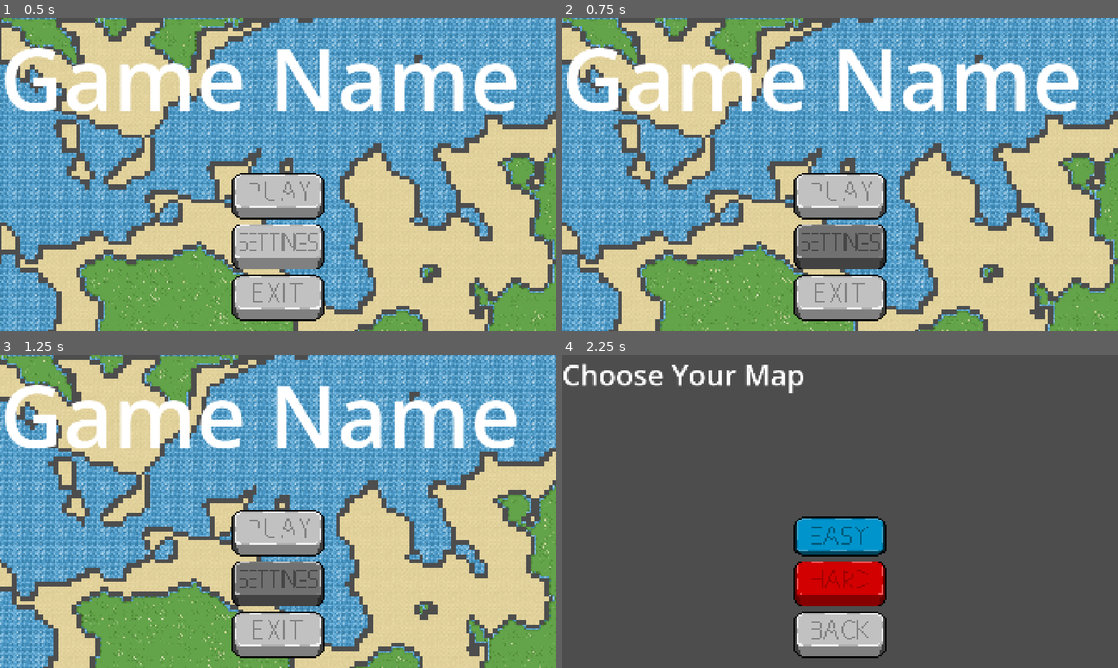
Above: before the commit, frames 1-4 (two rows, left to right).
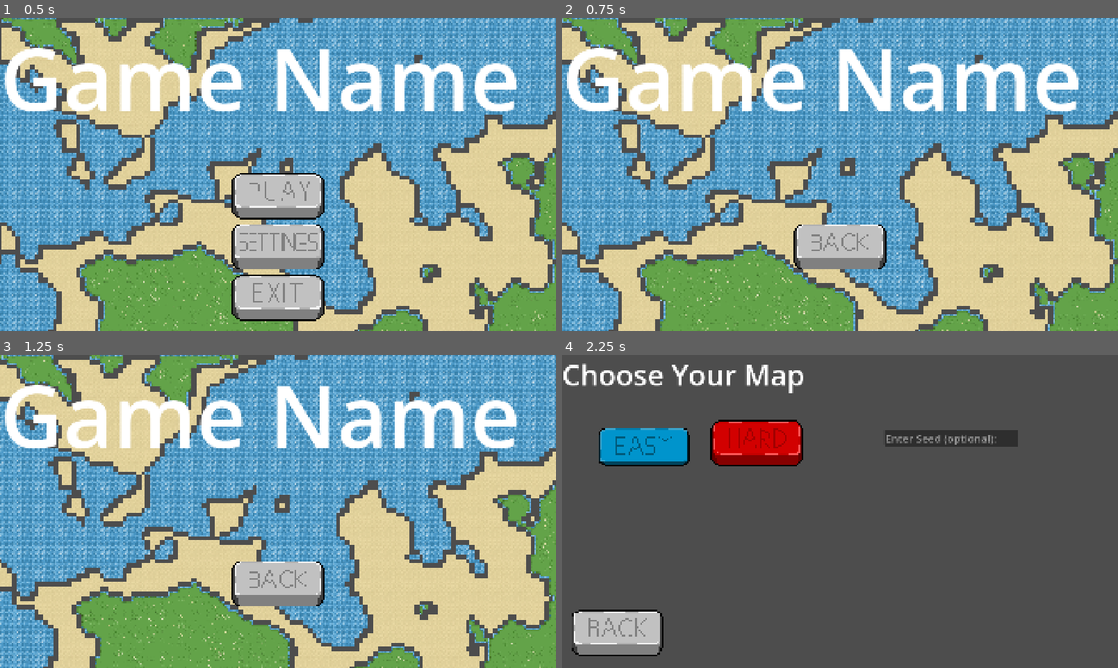
Above: after the commit, the same moments.

Repository: ew5234/CS3560-Project
Game: Godot game, scene res://scenes/main_menu.tscn
Same seed, same stepped clock (60 frames per second), same inputs: the game is played once before the commit and once after it.
Inputs (mouse positions are in pixels of both pictures, inside the frame that each line leads up to):
- Up to frame 1 (0.5 s): no input
- Up to frame 2 (0.75 s): click (840, 246) at 0.5 s
- Up to frame 3 (1.25 s): no input
- Up to frame 4 (2.25 s): click (840, 583) at 1.27 s; click (840, 533) at 2 s

Frame 1 is identical in both runs. In frame 2, 6.9% of the frame differs, in the area x 41-59%, y 49-97%; in frame 3, 6.9%; in frame 4, 15%, in the area x 1-82%, y 20-97%.
Error before the commit: Invalid assignment of property or key 'visible' with value of type 'bool' on a base object of type 'null instance'. (res://scripts/main_menu.gd:13)

Commit message:
Added Comments

Diff:
--- a/scenes/camera_2d.gd
+++ b/scenes/camera_2d.gd
@@ -3,5 +3,5 @@
 @export var speed = 100.0
 
 func _process(delta):
-	# Moves the camera to the right automatically
+	# Moves the camera to the right
 	position.x += speed * delta
--- a/scenes/game_options_menu.tscn
+++ b/scenes/game_options_menu.tscn
@@ -15,22 +15,38 @@
 script = ExtResource("1_5b3pr")
 
 [node name="Title" type="Label" parent="." unique_id=94480007]
-offset_right = 1920.0
-offset_bottom = 500.0
+offset_right = 838.0
+offset_bottom = 135.0
 theme_override_font_sizes/font_size = 99
 text = "Choose Your Map"
 
-[node name="CenterContainer" type="CenterContainer" parent="Title" unique_id=1364845503]
-layout_mode = 0
+[node name="CenterContainer" type="CenterContainer" parent="." unique_id=1364845503]
 offset_top = 500.0
 offset_right = 1920.0
 offset_bottom = 1080.0
 
-[node name="MainButtons2" type="VBoxContainer" parent="Title/CenterContainer" unique_id=379512234 groups=["menuButtons"]]
+[node name="BackButton" type="TextureButton" parent="." unique_id=1755464147]
+texture_filter = 3
+offset_left = 32.0
+offset_top = 878.0
+offset_right = 352.0
+offset_bottom = 1038.0
+texture_normal = ExtResource("8_5b3pr")
+texture_pressed = ExtResource("9_3gxur")
+texture_hover = ExtResource("10_mohml")
+stretch_mode = 0
+
+[node name="EasyHardButtons" type="HFlowContainer" parent="." unique_id=654447694]
+offset_left = 124.0
+offset_top = 225.0
+offset_right = 834.0
+offset_bottom = 385.0
+
+[node name="HBoxContainer" type="HBoxContainer" parent="EasyHardButtons" unique_id=1467185680]
 layout_mode = 2
-theme_override_constants/separation = 15
+theme_override_constants/separation = 70
 
-[node name="EasyButton" type="TextureButton" parent="Title/CenterContainer/MainButtons2" unique_id=385850203]
+[node name="EasyButton" type="TextureButton" parent="EasyHardButtons/HBoxContainer" unique_id=385850203]
 texture_filter = 3
 layout_mode = 2
 action_mode = 0
@@ -41,7 +57,7 @@
 texture_disabled = ExtResource("3_mohml")
 stretch_mode = 0
 
-[node name="HardButton" type="TextureButton" parent="Title/CenterContainer/MainButtons2" unique_id=1265995452]
+[node name="HardButton" type="TextureButton" parent="EasyHardButtons/HBoxContainer" unique_id=1265995452]
 texture_filter = 3
 layout_mode = 2
 texture_normal = ExtResource("5_5b3pr")
@@ -50,14 +66,19 @@
 texture_disabled = ExtResource("6_3gxur")
 stretch_mode = 0
 
-[node name="BackButton" type="TextureButton" parent="Title/CenterContainer/MainButtons2" unique_id=1755464147]
-texture_filter = 3
-layout_mode = 2
-texture_normal = ExtResource("8_5b3pr")
-texture_pressed = ExtResource("9_3gxur")
-texture_hover = ExtResource("10_mohml")
-stretch_mode = 0
+[node name="LineEdit" type="LineEdit" parent="." unique_id=1176185566]
+offset_left = 1113.0
+offset_top = 258.0
+offset_right = 1575.0
+offset_bottom = 289.0
+theme_override_font_sizes/font_size = 37
+placeholder_text = "Enter Seed (optional):"
+max_length = 9
+context_menu_enabled = false
+emoji_menu_enabled = false
 
-[connection signal="pressed" from="Title/CenterContainer/MainButtons2/EasyButton" to="." method="_on_easy_button_pressed"]
-[connection signal="pressed" from="Title/CenterContainer/MainButtons2/HardButton" to="." method="_on_hard_button_pressed"]
-[connection signal="pressed" from="Title/CenterContainer/MainButtons2/BackButton" to="." method="_on_back_button_pressed"]
+[connection signal="pressed" from="BackButton" to="." method="_on_back_button_pressed"]
+[connection signal="pressed" from="EasyHardButtons/HBoxContainer/EasyButton" to="." method="_on_easy_button_pressed"]
+[connection signal="pressed" from="EasyHardButtons/HBoxContainer/HardButton" to="." method="_on_hard_button_pressed"]
+[connection signal="text_changed" from="LineEdit" to="." method="_on_line_edit_text_changed"]
+[connection signal="text_submitted" from="LineEdit" to="." method="_on_line_edit_text_submitted"]
--- a/scripts/game_options_menu.gd
+++ b/scripts/game_options_menu.gd
@@ -1,22 +1,36 @@
 extends Node2D
+
+var regex = RegEx.new()
 
 #difficulty 0=easy, 1=hard
 var difficulty = 0
 
 func _ready() -> void:
-	$Title/CenterContainer/MainButtons2/EasyButton.disabled = true
+	$EasyHardButtons/HBoxContainer/EasyButton.disabled = true
+	#compile regex to detect numbers
+	regex.compile("^[0-9]+$")
 
+#Press Easy Button
 func _on_easy_button_pressed() -> void:
 	difficulty = 0
-	$Title/CenterContainer/MainButtons2/EasyButton.disabled = true
-	$Title/CenterContainer/MainButtons2/HardButton.disabled = false
+	$EasyHardButtons/HBoxContainer/EasyButton.disabled = true
+	$EasyHardButtons/HBoxContainer/HardButton.disabled = false
 
-
+#Press Hard Button
 func _on_hard_button_pressed() -> void:
 	difficulty = 1
-	$Title/CenterContainer/MainButtons2/EasyButton.disabled = false
-	$Title/CenterContainer/MainButtons2/HardButton.disabled = true
+	$EasyHardButtons/HBoxContainer/EasyButton.disabled = false
+	$EasyHardButtons/HBoxContainer/HardButton.disabled = true
 
-
+#Press Back Button
 func _on_back_button_pressed() -> void:
 	get_tree().change_scene_to_file("res://scenes/main_menu.tscn")
+
+#Seed Box
+func _on_line_edit_text_submitted(new_text: String) -> void:
+	#Check for only digits in text.
+	var result = regex.search(new_text)
+	if result:
+		var seed = new_text
+	else:
+		$LineEdit.clear()
--- a/scripts/main_menu.gd
+++ b/scripts/main_menu.gd
@@ -10,14 +10,14 @@
 #Press settings button
 func _on_settings_button_pressed() -> void:
 	#hide main menu buttons, show settings menu
-	$CanvasLayer/CenterContainer/MainButtons2.visible = false
-	$CanvasLayer/CenterContainer/SettingsMenu.visible = true
+	$Camera2D/CanvasLayer/CenterContainer/MainButtons2.visible = false
+	$Camera2D/CanvasLayer/CenterContainer/SettingsMenu.visible = true
 
 #Press back button in settings menu
 func _on_back_button_pressed() -> void:
 	#hide settings options and show main menu buttons
-	$CanvasLayer/CenterContainer/MainButtons2.visible = true
-	$CanvasLayer/CenterContainer/SettingsMenu.visible = false
+	$Camera2D/CanvasLayer/CenterContainer/MainButtons2.visible = true
+	$Camera2D/CanvasLayer/CenterContainer/SettingsMenu.visible = false
 
 #Press exit button
 func _on_exit_button_pressed() -> void:
--- a/scripts/world_gen.gd
+++ b/scripts/world_gen.gd
@@ -4,6 +4,7 @@
 var seed = FastNoiseLite.new()
 var noise : Noise
 
+#Import TileSets
 @onready var grassTileMap = $TileMap/grass
 @onready var sandTileMap = $TileMap/sand
 @onready var waterTileMap = $TileMap/water
@@ -29,17 +30,21 @@
 	noise = noise_height_texture.noise
 	generate_world()
 
+
+
 func generate_world():
 	for x in range(width):
 		for y in range(height):
 			var noise_val = noise.get_noise_2d(x,y)
 			#place grass
 			if noise_val >= -0.2:
+				#Place Sand -0.2 <= noise_val < 0.0
 				if (noise_val >= -0.2 and noise_val<0.0):
 					sandTileCoor.append(Vector2i(x,y))
+				#Place Grass 0.0 <= noise_val
 				else:
 					grassTileCoor.append(Vector2i(x,y))
-			#place water
+			#Place Water noise_val < -0.2
 			elif noise_val	< -0.2:
 				waterTileMap.set_cell(Vector2(x,y), sourceid, wateratlas)
 
